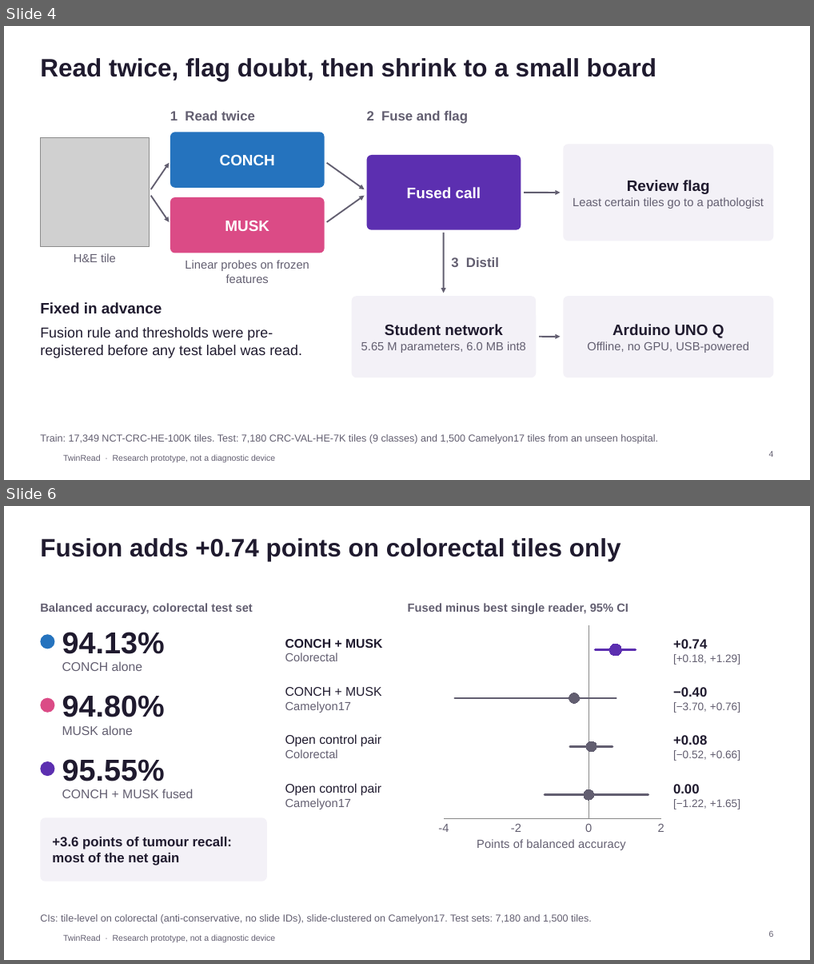
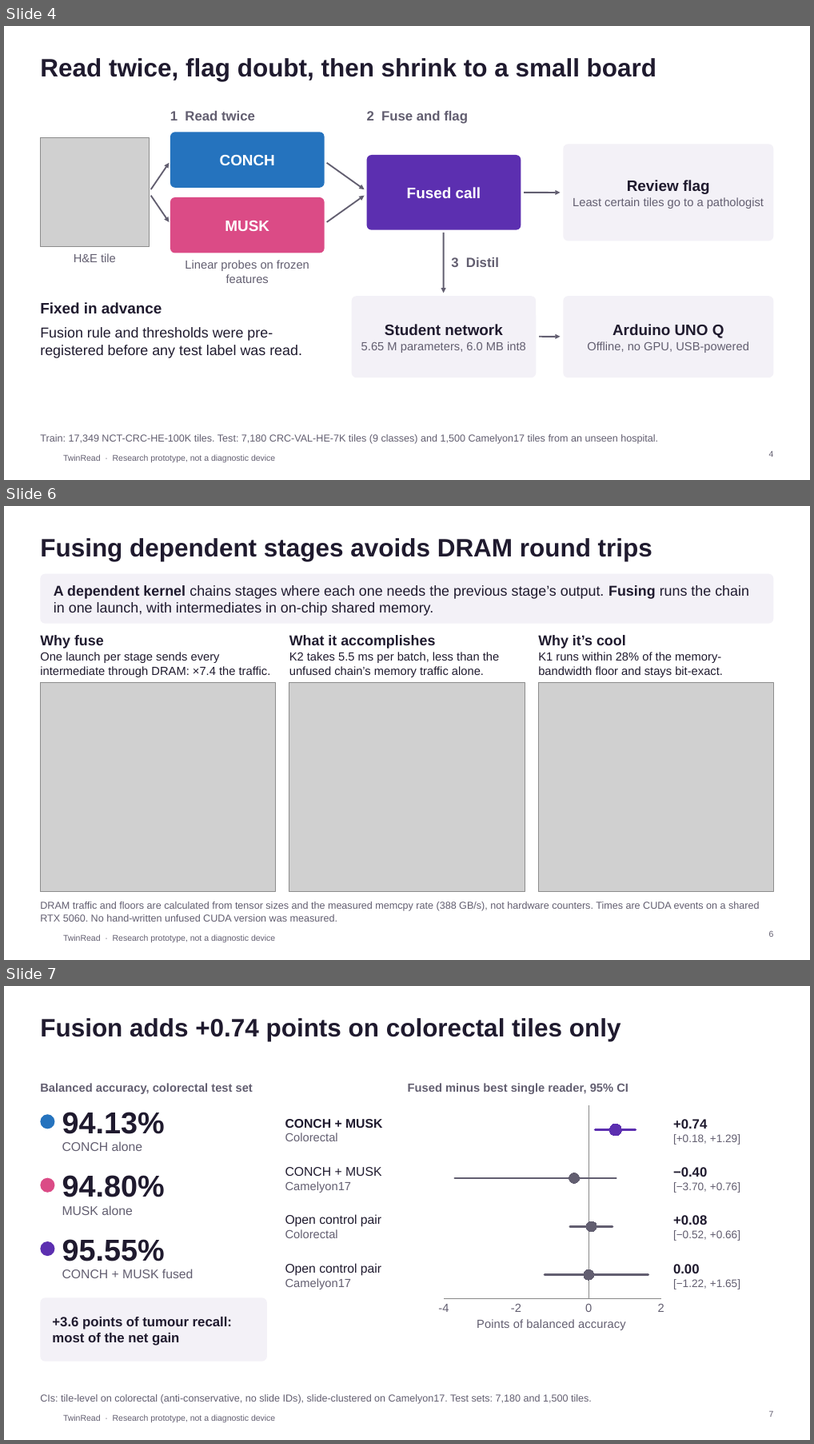
Before and after one commit to iujab/twinread-conch-musk-edge, a slide deck: docs/twinread_deck.pptx. Shown one above the other, each under a label of ours: slides 4 and 6 before the commit, slides 4, 6 and 7 after it; the slides between them are not shown. The pictures are 814x964 and 814x1444 pixels, drawn with LibreOffice and Linux fonts; fonts in the diff are those of the drawing; grey boxes stand for pictures; background and template pictures are left out. Boxes give left, top, right and bottom in pixels: in the first picture for what was removed or moved away, otherwise in the second. Text is boxed around its words. In the diff, an @@ line names an element or a change of style, - is before the commit and + after.

Commit message:
Deck: slide 6 on fused dependent stages (what, why, result, why it matters) with three Python graphs from results/kernels via docs/deck/make_kernel_figures.py; talk is now 13 slides, about 10:40; test recomputes the slide's traffic and floor numbers

```diff
--- a/docs/twinread_deck.pptx
+++ b/docs/twinread_deck.pptx
@@ slide 6 added at [4,506,810,960], background #FFFFFF; not listed: 1 template element that a slide beside it also shows @@
@@ title added at [40,538,653,561], 30 pt, text #1F1A2E, bold @@
+Fusing dependent stages avoids DRAM round trips
@@ rounded rectangle added at [40,574,774,624], fill #F3F1F7 @@
@@ text added at [54,585,750,616], 17 pt, text #1F1A2E @@
+A dependent kernel chains stages where each one needs the previous stage’s output. Fusing runs the chain in one launch, with intermediates in on-chip shared memory.
@@ text added at [40,635,104,648], 17 pt, text #1F1A2E, bold @@
+Why fuse
@@ text added at [290,635,435,648], 17 pt, text #1F1A2E, bold @@
+What it accomplishes
@@ text added at [538,635,626,648], 17 pt, text #1F1A2E, bold @@
+Why it’s cool
@@ text added at [40,652,271,677], 14 pt, text #1F1A2E @@
+One launch per stage sends every intermediate through DRAM: ×7.4 the traffic.
@@ text added at [290,652,499,677], 14 pt, text #1F1A2E @@
+K2 takes 5.5 ms per batch, less than the unfused chain’s memory traffic alone.
@@ text added at [538,652,723,677], 14 pt, text #1F1A2E @@
+K1 runs within 28% of the memory-bandwidth floor and stays bit-exact.
@@ picture added at [40,683,276,892] @@
@@ picture added at [290,683,525,892] @@
@@ picture added at [538,683,774,892] @@
@@ text added at [40,901,759,921], 12 pt, text #625E70 @@
+DRAM traffic and floors are calculated from tensor sizes and the measured memcpy rate (388 GB/s), not hardware counters. Times are CUDA events on a shared RTX 5060. No hand-written unfused CUDA version was measured.
@@ page number added at [770,931,774,936], 10 pt, text #625E70 @@
+6
@@ what was slide 6 is now slide 7 @@
@@ page number at [770,1411,774,1416]: text changed @@
-6
+7
```
Also in this commit, not shown: 3 slides changed, 11 other files.
